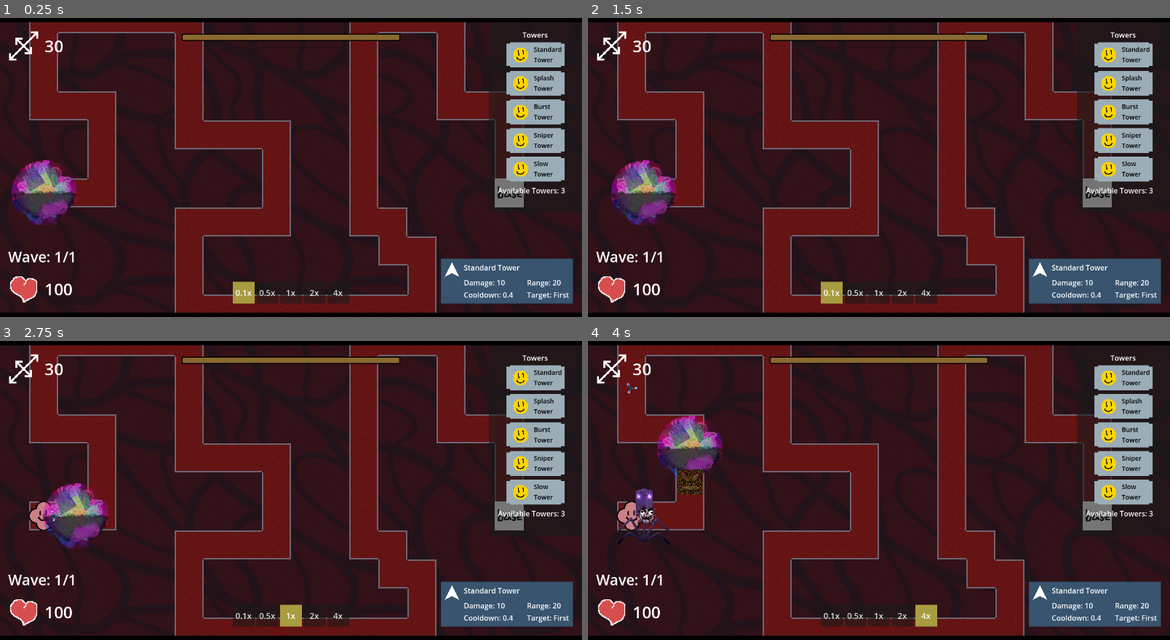
Above: before the commit, frames 1-4 (two rows, left to right).
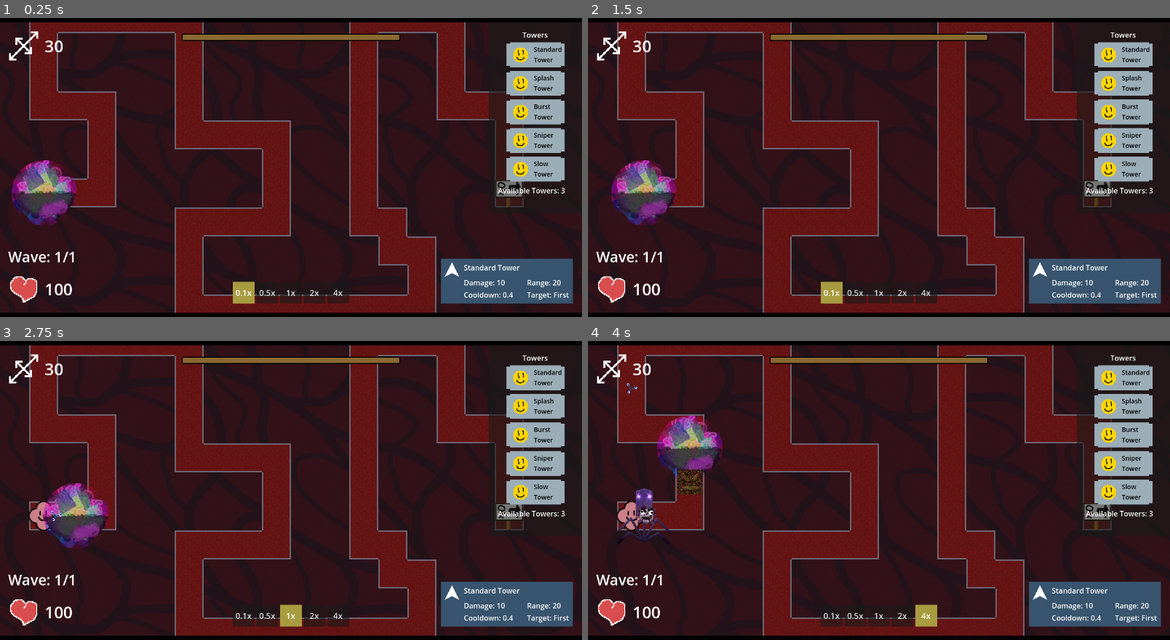
Above: after the commit, the same moments.

Repository: ladybunne/gmtk-game-jam-2024
Game: Godot game, scene res://MainScene.tscn
Same seed, same stepped clock (60 frames per second), same inputs: the game is played once before the commit and once after it.
Inputs:
- Up to frame 1 (0.25 s): no input
- Up to frame 2 (1.5 s): click "0.5x" at 0.5 s; click "0.1x" at 1.25 s
- Up to frame 3 (2.75 s): click "1x" at 2 s
- Up to frame 4 (4 s): click "2x" at 2.75 s; click "4x" at 3.5 s

The runs differ from the first frame. In frame 1, 0.3% of the frame differs, in the area x 85-90%, y 53-64%; in frame 2, 0.3%; in frame 3, 0.3%; in frame 4, 0.3%.

Commit message:
Splash Tower Graphics

Diff:
--- a/Assets/Tilesets/LevelTileSet.tres
+++ b/Assets/Tilesets/LevelTileSet.tres
@@ -220,7 +220,7 @@
 terrain_set_0/mode = 2
 terrain_set_0/terrain_0/name = "Road"
 terrain_set_0/terrain_0/color = Color(0.5, 0.34375, 0.25, 1)
-navigation_layer_0/layers = 1
+navigation_layer_0/layers = 3
 custom_data_layer_0/name = ""
 custom_data_layer_0/type = 0
 sources/0 = SubResource("TileSetAtlasSource_xfw5l")
--- a/GameThings/Base.tscn
+++ b/GameThings/Base.tscn
@@ -1,7 +1,7 @@
 [gd_scene load_steps=4 format=3 uid="uid://cwem31dqdtony"]
 
 [ext_resource type="Script" path="res://GameThings/Base.gd" id="1_hxo7n"]
-[ext_resource type="Texture2D" uid="uid://bfokkaff6tm36" path="res://Assets/Sprites/base.png" id="1_t4542"]
+[ext_resource type="Texture2D" uid="uid://dbdca8icb4nwj" path="res://Assets/Sprites/SignBase.png" id="2_i3pos"]
 
 [sub_resource type="RectangleShape2D" id="RectangleShape2D_18w4u"]
 size = Vector2(12, 12)
@@ -10,7 +10,7 @@
 script = ExtResource("1_hxo7n")
 
 [node name="Sprite2D" type="Sprite2D" parent="."]
-texture = ExtResource("1_t4542")
+texture = ExtResource("2_i3pos")
 
 [node name="CollisionShape2D" type="CollisionShape2D" parent="."]
 shape = SubResource("RectangleShape2D_18w4u")
--- a/Scenes/TestLevel.tscn
+++ b/Scenes/TestLevel.tscn
@@ -11,7 +11,7 @@
 [node name="TestLevel" type="Node2D" groups=["Level"]]
 
 [node name="Level" parent="." groups=["Tilemap"] instance=ExtResource("1_2db0s")]
-tile_map_data = PackedByteArray("AAABAAAAAAADAAIAAAABAAEAAAA …(816 unchanged characters)… CAAAAAAAPAAMAAAACAAIAAAAQAAMAAAACAAAAAAARAAYAAAABAAMAAAAIAAoAAAACAAAAAAAJAAoAAAACAAAAAAAKAAoAAAACAAAAAAALAAoAAAACAAAAAAAMAAoAAAACAAAAAAANAAoAAAACAAAAAAAOAAoAAAABAAIAAAA=")
+tile_map_data = PackedByteArray("AAABAAAAAAADAAIAAAABAAEAAAA …(816 unchanged characters)… CAAAAAAAPAAMAAAACAAIAAAAQAAMAAAACAAAAAAAIAAoAAAACAAAAAAAJAAoAAAACAAAAAAAKAAoAAAACAAAAAAALAAoAAAACAAAAAAAMAAoAAAACAAAAAAANAAoAAAACAAAAAAAOAAoAAAABAAIAAAARAAYAAAABAAMAAAA=")
 
 [node name="Buildings" parent="." instance=ExtResource("2_j408f")]
 tile_map_data = PackedByteArray("AAABAAYAAAAAAAAAAQARAAYAAAAAAAAAAgA=")
@@ -20,5 +20,5 @@
 z_index = -1
 texture_repeat = 2
 material = SubResource("ShaderMaterial_seurw")
-tile_map_data = PackedByteArray("AAACAAYAAQAAAAAAAAADAAYAAQA …(928 unchanged characters)… AAAAAAAARAAUAAQAAAAAAAAABAAYAAQAAAAAAAAA=")
+tile_map_data = PackedByteArray("AAACAAYAAQAAAAAAAAADAAYAAQA …(928 unchanged characters)… AAAAAAAARAAUAAQAAAAAAAAABAAYAAQAAAAAAAAARAAYAAQAAAAAAAAA=")
 tile_set = ExtResource("4_txq3d")
Binary file added: Assets/Sprites/SignBase.png
Not shown, added: Assets/Sprites/SignBase.png.import
Binary file added: Assets/Sprites/Towers/Splash.png
Not shown, added: Assets/Sprites/Towers/Splash.png.import
Binary file added: Assets/Sprites/Towers/SplashField.png
Not shown, added: Assets/Sprites/Towers/SplashField.png.import
